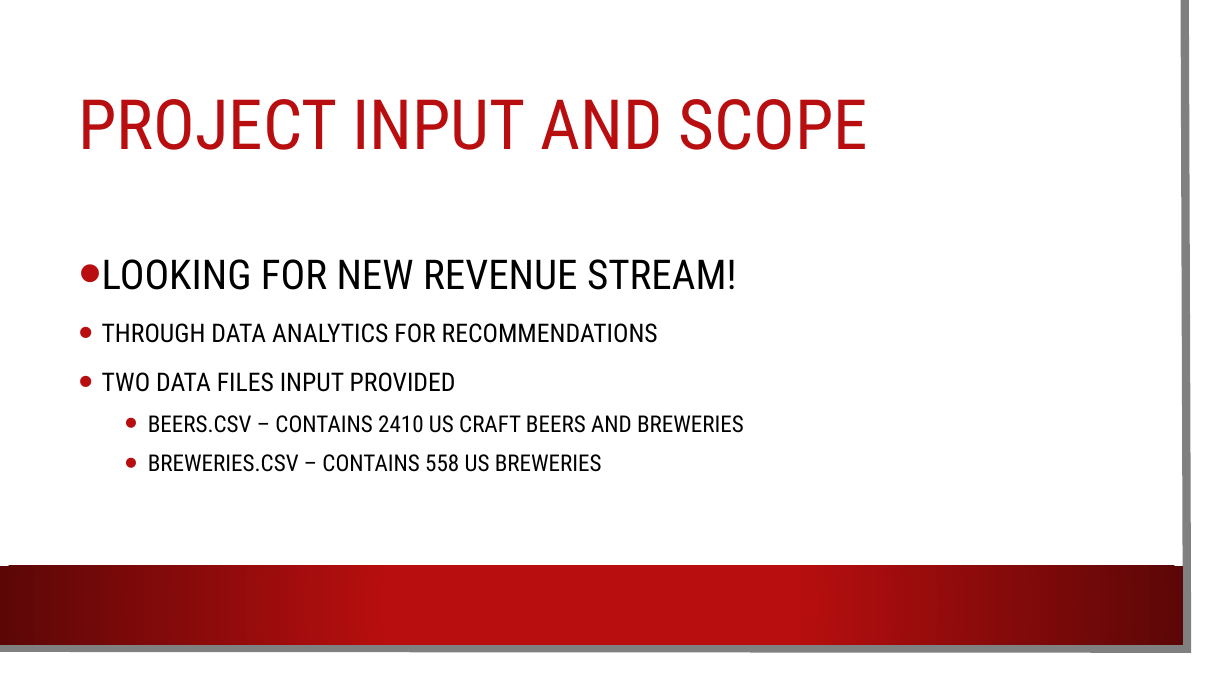
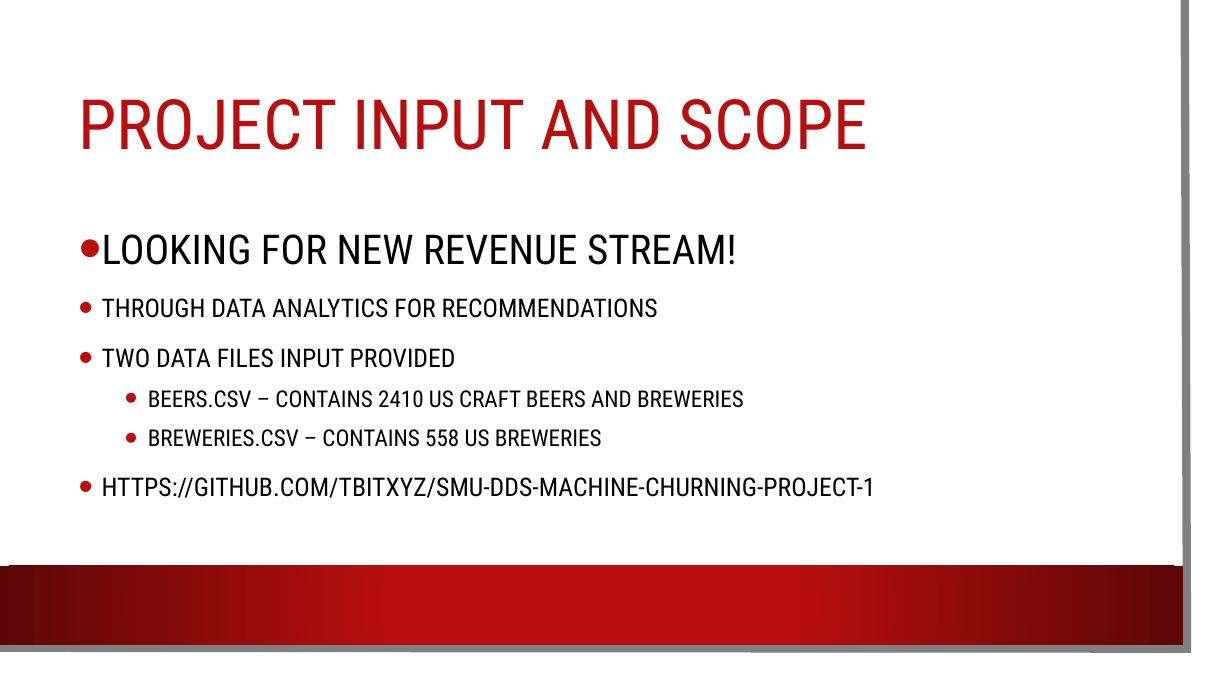
Before and after one commit to tbitxyz/SMU-DDS-Machine-Churning-Project-1, a slide deck: slide 3 of Beers and Breweries.pptx. Drawn at 1232x693 pixels with LibreOffice and Linux fonts; fonts in the diff are those of the drawing; background and template pictures are left out. Boxes give left, top, right and bottom in pixels: in the first picture for what was removed or moved away, otherwise in the second. Text is boxed around its words. In the diff, an @@ line names an element or a change of style, - is before the commit and + after.

```diff
--- a/Beers and Breweries.pptx
+++ b/Beers and Breweries.pptx
@@ text at box(102, 477, 876, 498): paragraph added @@
+• HTTPS://GITHUB.COM/TBITXYZ/SMU-DDS-MACHINE-CHURNING-PROJECT-1
```
